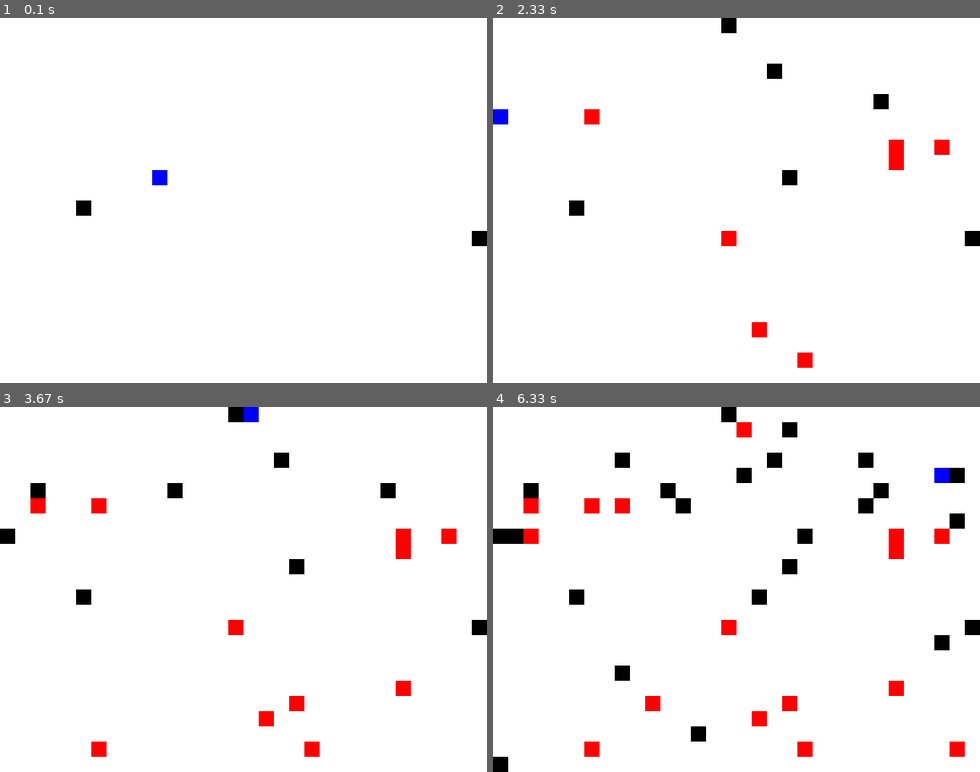
Above: before the commit, frames 1-4 (two rows, left to right).
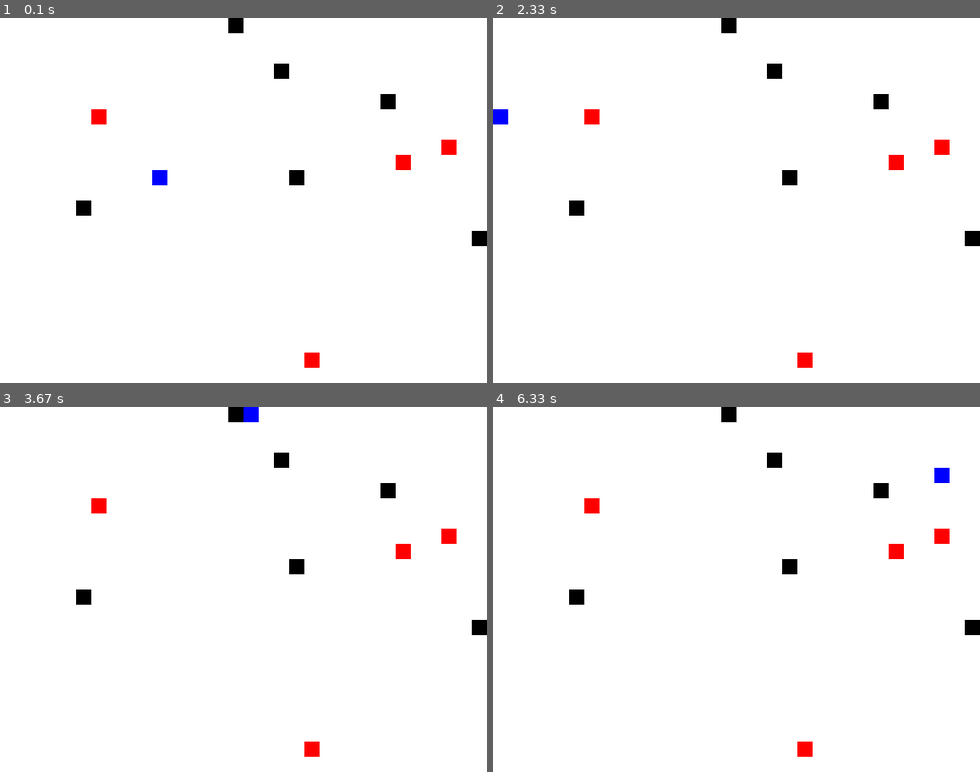
Above: after the commit, the same moments.

Repository: ostromann/chat-gpt-pygame
Game: pygame game, started from main.py
The game is run twice, just before and just after one commit, with the same random seed, the same clock (stepped at 60 frames per second) and the same inputs.
Inputs:
- Up to frame 1 (0.1 s): no input
- Up to frame 2 (2.33 s): hold Right 0.33-0.8 s; hold Up 0.83-1.13 s; hold Left 1.67-2.2 s; hold Down from 2.23 s (still down)
- Up to frame 3 (3.67 s): release Down at 2.53 s; hold Up 3-3.37 s; hold Right from 3.4 s (still down)
- Up to frame 4 (6.33 s): release Right at 4.03 s; hold Down 4.07-4.43 s; hold Left 4.47-4.93 s; hold Right 4.97-5.43 s; hold Up 5.47-5.77 s; hold Left from 6.3 s (still down)

The runs differ from the first frame. In frame 1, 1.0% of the frame differs, in the area x 18-94%, y 0-96%; in frame 2, 0.4%; in frame 3, 1.3%; in frame 4, 3.9%, in the area x 0-97%, y 4-100%.

Commit message:
Move random initialization to outside mainloop

Diff:
--- a/main.py
+++ b/main.py
@@ -37,6 +37,17 @@
 # Initialize the obstacles list
 obstacles = []
 
+# Generate a random level
+for i in range(10):
+    if random.random() < 0.5:
+        # 50% chance of creating a wall
+        obstacles.append(Wall((random.randint(0, window_size[0] // grid_size[0] - 1),
+                              random.randint(0, window_size[1] // grid_size[1] - 1)), grid_size))
+    else:
+        # 50% chance of creating a trap
+        obstacles.append(Trap((random.randint(0, window_size[0] // grid_size[0] - 1),
+                              random.randint(0, window_size[1] // grid_size[1] - 1)), grid_size))
+
 # Run the game loop
 running = True
 while running:
@@ -69,17 +80,6 @@
     elif player.pos[1] > window_size[1] / grid_size[1] - 1:
         player.pos[1] = window_size[1] / grid_size[1] - 1
 
-    # Randomly add a new obstacle
-    if random.random() < 0.1:
-        if random.random() < 0.5:
-            # 50% chance of creating a wall
-            obstacles.append(Wall((random.randint(0, window_size[0] // grid_size[0] - 1),
-                                  random.randint(0, window_size[1] // grid_size[1] - 1)), grid_size))
-        else:
-            # 50% chance of creating a trap
-            obstacles.append(Trap((random.randint(0, window_size[0] // grid_size[0] - 1),
-                                  random.randint(0, window_size[1] // grid_size[1] - 1)), grid_size))
-
     # Draw the background
     screen.fill(bg_color)
 
